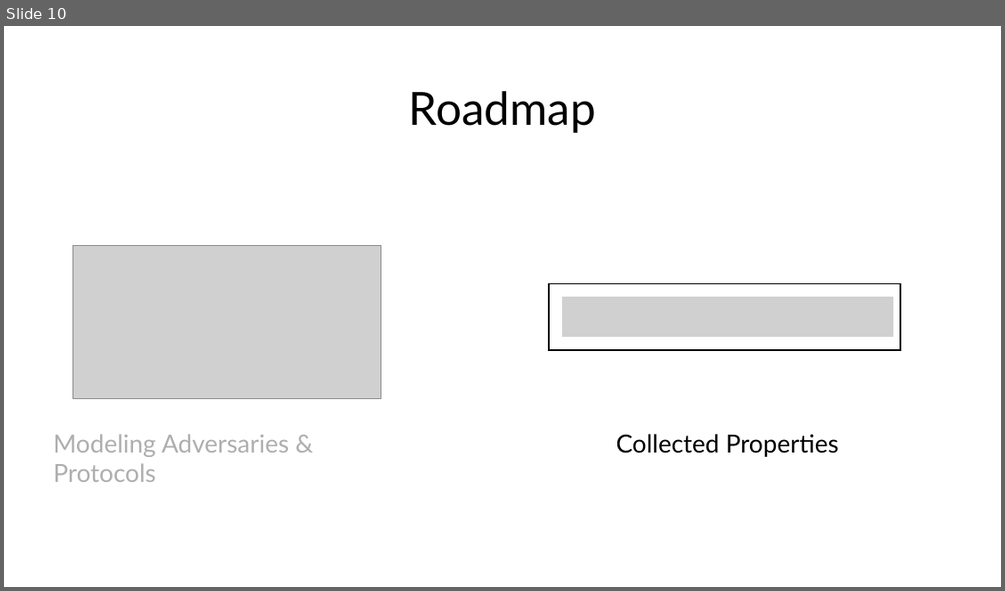
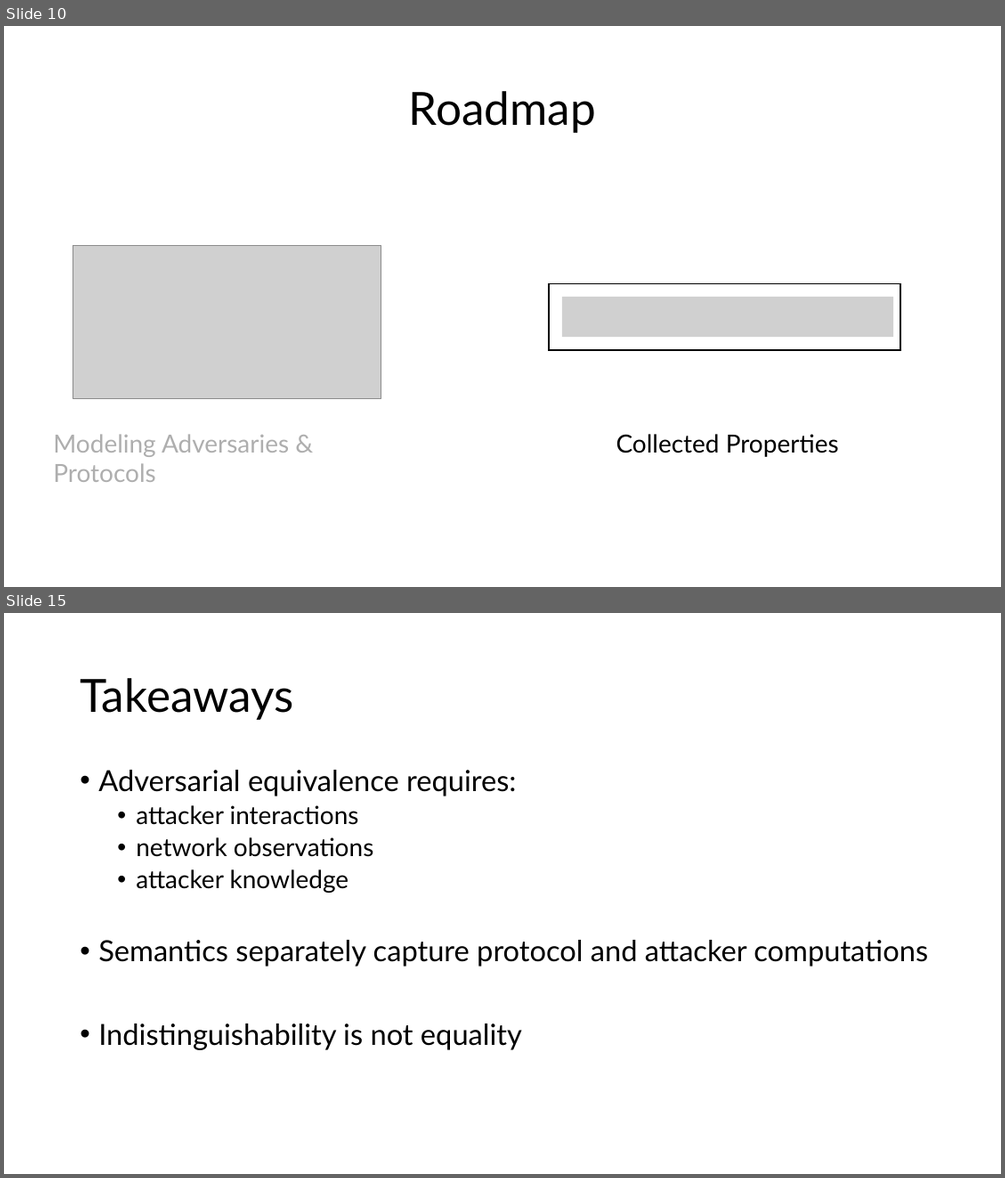
Before and after one commit to csci7135-f25/project-kirby-pppa, a slide deck: talk/symbolic-equivalence-project-presentation.pptx. Shown one above the other, each under a label of ours: slide 10 before the commit, slides 10 and 15 after it; the slides between them are not shown. The pictures are 1005x591 and 1005x1178 pixels, drawn with LibreOffice and Linux fonts; fonts in the diff are those of the drawing; grey boxes stand for pictures. Boxes give left, top, right and bottom in pixels: in the first picture for what was removed or moved away, otherwise in the second. Text is boxed around its words. In the diff, an @@ line names an element or a change of style, - is before the commit and + after.

Commit message:
Add presentation takeaways slide and indistinguishability aside

```diff
--- a/talk/symbolic-equivalence-project-presentation.pptx
+++ b/talk/symbolic-equivalence-project-presentation.pptx
@@ slide 15 added at (x1=4, y1=613, x2=1001, y2=1174), background #FFFFFF @@
@@ title added at (x1=80, y1=678, x2=293, y2=720), 44 pt, text #000000 @@
+Takeaways
@@ text added at (x1=98, y1=770, x2=928, y2=1050), 28 pt, text #000000 @@
+• Adversarial equivalence requires:
+  • attacker interactions
+  • network observations
+  • attacker knowledge
+• Semantics separately capture protocol and attacker computations
+• Indistinguishability is not equality
```
Also in this commit, not shown: 5 slides changed, 1 other slide added.
